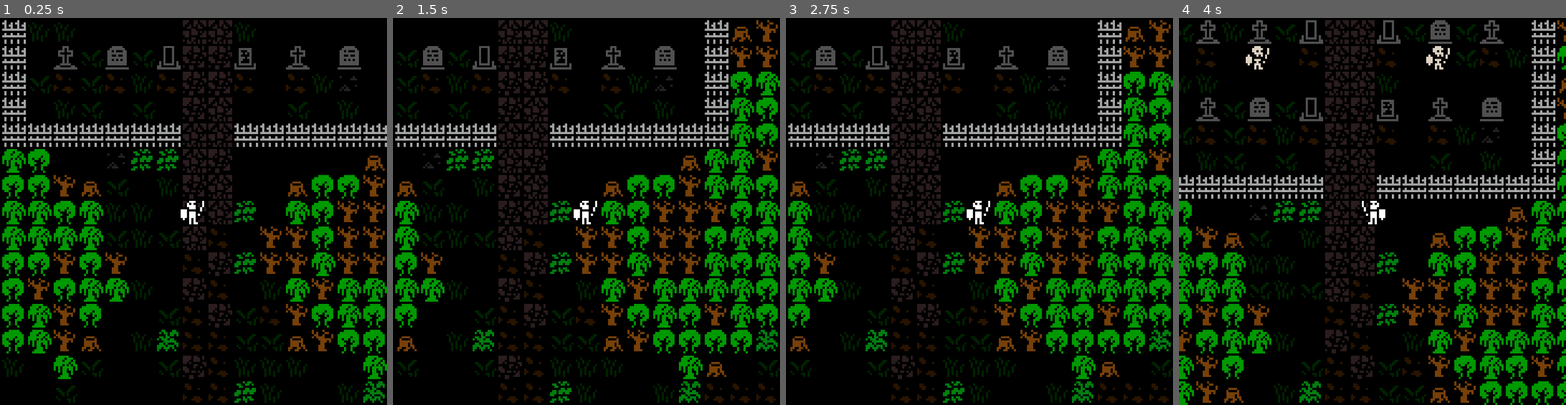
Above: before the commit, frames 1-4 (left to right).
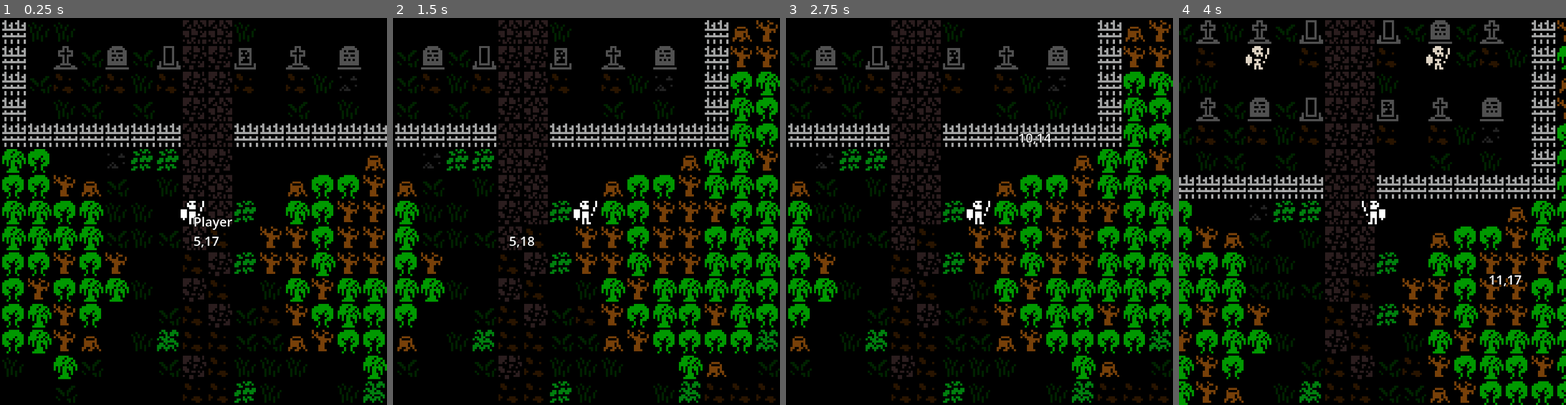
Above: after the commit, the same moments.

Repository: AaronWizard/skeleton-king
Game: Godot game, scene res://src/main.tscn
Same seed, same stepped clock (60 frames per second), same inputs: the game is played once before the commit and once after it.
Inputs (mouse positions are in pixels of both pictures, inside the frame that each line leads up to):
- Up to frame 1 (0.25 s): no input
- Up to frame 2 (1.5 s): tap Enter at 0.5 s; move the mouse to (671, 192) at 0.52 s; hold Right (move_east) 0.53-1.28 s; click (671, 192) at 0.6 s; move the mouse to (509, 230) at 1.27 s; hold Down (move_south) from 1.28 s (still down); tap Space (wait) at 1.35 s
- Up to frame 3 (2.75 s): tap Space (wait) at 2 s; move the mouse to (1018, 126) at 2.02 s; release Down (move_south) at 2.03 s; hold Right (move_east) from 2.03 s (still down); click (1018, 126) at 2.1 s
- Up to frame 4 (4 s): tap Enter at 2.75 s; move the mouse to (1353, 288) at 2.77 s; release Right (move_east) at 2.78 s; hold Up (move_north) 2.78-3.53 s; tap Space (wait) at 2.85 s; move the mouse to (1488, 269) at 3.52 s; hold Left (move_west) from 3.53 s (still down); click (1488, 269) at 3.6 s

The runs differ from the first frame. In frame 1, 0.2% of the frame differs, in the area x 50-60%, y 51-60%; in frame 2, less than 0.1%; in frame 3, 0.1%; in frame 4, less than 0.1%.

Commit message:
Debug overlay

Diff:
--- /dev/null
+++ b/src/debug_overlay.gd
@@ -0,0 +1,41 @@
+extends Node2D
+
+@export var active := true
+
+@export var game: Game
+
+@onready var _mouse_info := $MouseInfo as Node2D
+
+@onready var _actor_name := %ActorName as Label
+@onready var _mouse_cell := %MouseCell as Label
+
+
+func _ready() -> void:
+	visible = active
+	set_process(active)
+
+	if active:
+		_update_mouse_info()
+
+
+func _process(_delta: float) -> void:
+	_update_mouse_info()
+
+
+func _update_mouse_info() -> void:
+	if not game or not game.map:
+		_mouse_info.visible = false
+		return
+
+	_mouse_info.visible = true
+	_mouse_info.position = get_local_mouse_position()
+
+	_mouse_cell.text = "%d,%d" \
+			% [game.map.mouse_cell.x, game.map.mouse_cell.y]
+
+	var actor := game.map.get_actor_on_cell(game.map.mouse_cell)
+	_actor_name.visible = actor != null
+	if actor:
+		_actor_name.text = actor.name
+	else:
+		_actor_name.text = ""
--- /dev/null
+++ b/src/debug_overlay.tscn
@@ -0,0 +1,27 @@
+[gd_scene format=3 uid="uid://3co5156nk6bi"]
+
+[ext_resource type="Script" uid="uid://chkc8xh1nsem5" path="res://src/debug_overlay.gd" id="1_v0sve"]
+
+[node name="DebugOverlay" type="Node2D" unique_id=2047033151]
+script = ExtResource("1_v0sve")
+
+[node name="MouseInfo" type="Node2D" parent="." unique_id=1506808243]
+
+[node name="VBoxContainer" type="VBoxContainer" parent="MouseInfo" unique_id=1609641253]
+offset_right = 22.0
+offset_bottom = 14.0
+theme_override_constants/separation = 0
+
+[node name="ActorName" type="Label" parent="MouseInfo/VBoxContainer" unique_id=1931173619]
+unique_name_in_owner = true
+layout_mode = 2
+theme_override_constants/outline_size = 1
+theme_override_font_sizes/font_size = 6
+text = "ActorName"
+
+[node name="MouseCell" type="Label" parent="MouseInfo/VBoxContainer" unique_id=1383562885]
+unique_name_in_owner = true
+layout_mode = 2
+theme_override_constants/outline_size = 1
+theme_override_font_sizes/font_size = 6
+text = "1,1"
--- a/src/game/game.gd
+++ b/src/game/game.gd
@@ -1,3 +1,4 @@
+class_name Game
 extends Node
 
 const _PLAYER_NODE_NAME := "Player"
@@ -5,6 +6,12 @@
 @export var initial_map_data: PackedScene
 @export var player_span_marker: StringName
 @export var player_data: ActorData
+
+
+var map: Map:
+	get:
+		return _map
+
 
 @onready var _map := $Map as Map
 
--- a/src/main.tscn
+++ b/src/main.tscn
@@ -3,6 +3,7 @@
 [ext_resource type="PackedScene" uid="uid://dnpf17kqu168j" path="res://src/game/game.tscn" id="1_eewff"]
 [ext_resource type="PackedScene" uid="uid://c2ix3jhpky8kk" path="res://data/maps/forest.tscn" id="2_gh0ne"]
 [ext_resource type="Resource" uid="uid://febqrfnygkw7" path="res://data/actors/player.tres" id="3_5q4o7"]
+[ext_resource type="PackedScene" uid="uid://3co5156nk6bi" path="res://src/debug_overlay.tscn" id="4_3cfgd"]
 
 [node name="Main" type="Node" unique_id=168555076]
 
@@ -25,3 +26,6 @@
 initial_map_data = ExtResource("2_gh0ne")
 player_span_marker = &"PlayerSpawn"
 player_data = ExtResource("3_5q4o7")
+
+[node name="DebugOverlay" parent="." unique_id=400647069 node_paths=PackedStringArray("game") instance=ExtResource("4_3cfgd")]
+game = NodePath("../SubViewportContainer/SubViewport/Game")
Not shown, added: src/debug_overlay.gd.uid
